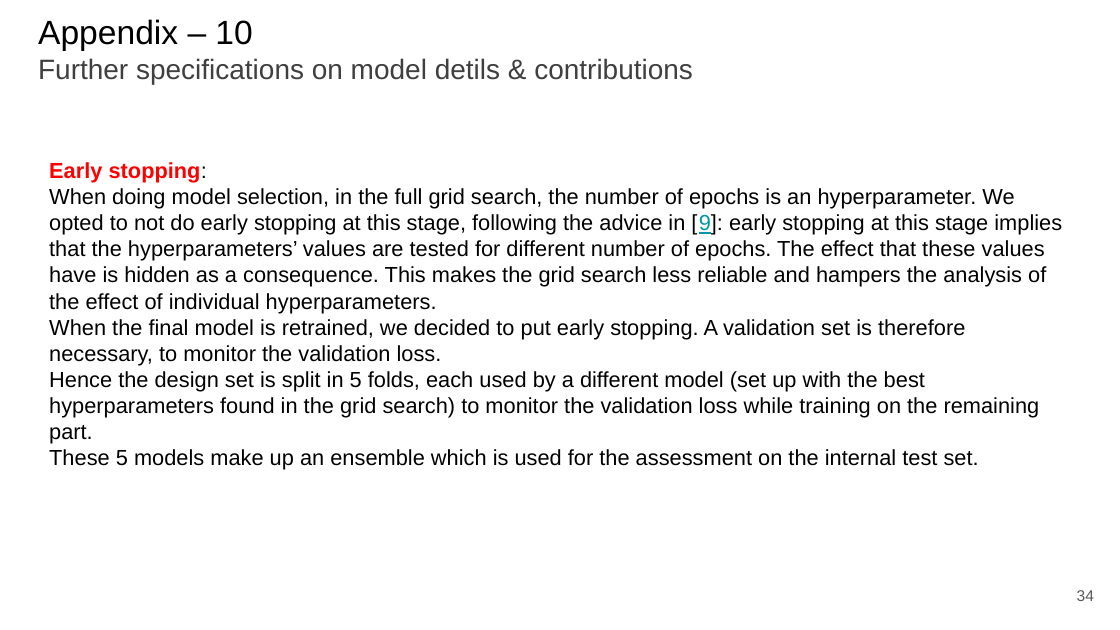
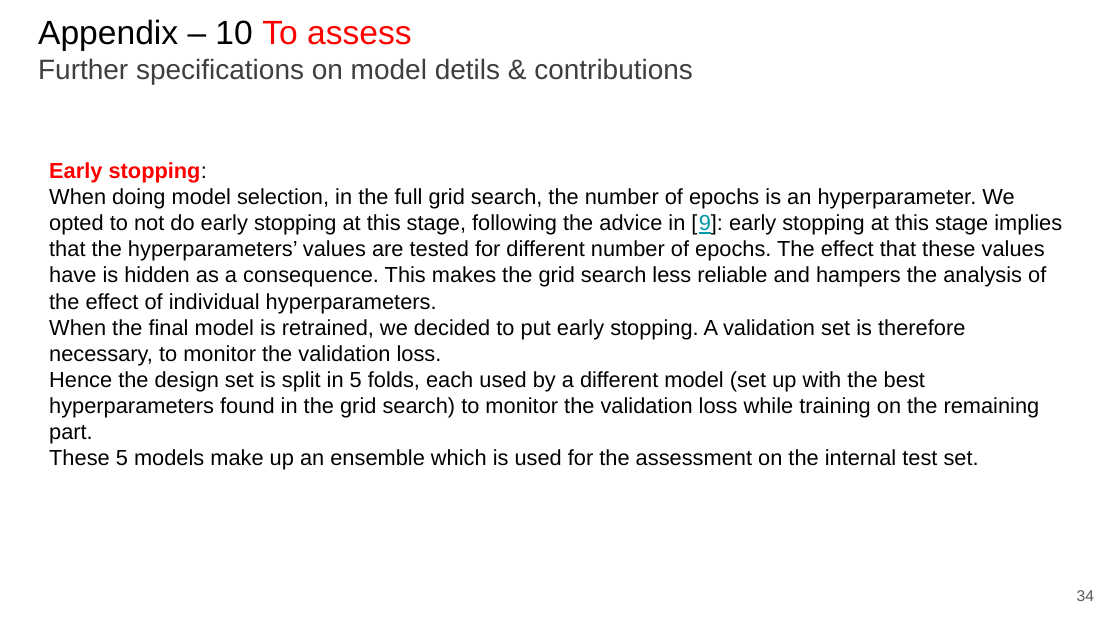
Before and after one commit to paolo-junior-mollica/machine-learning-project, a slide deck: slide 34 of relazione/ML-2023-PRJ-Slides-Demo.pptx. Drawn at 1120x630 pixels with LibreOffice and Linux fonts; fonts in the diff are those of the drawing. Boxes give left, top, right and bottom in pixels: in the first picture for what was removed or moved away, otherwise in the second. Text is boxed around its words. In the diff, an @@ line names an element or a change of style, - is before the commit and + after.

```diff
--- a/relazione/ML-2023-PRJ-Slides-Demo.pptx
+++ b/relazione/ML-2023-PRJ-Slides-Demo.pptx
@@ title at [38,19,693,84]: text changed @@
-Appendix – 10
-Further specifications on model detils & contributions
+Appendix – 10 To assess
+Further specifications on model detils & contributions
```
Also in this commit, not shown: 9 other slides changed, 1 slide added.
